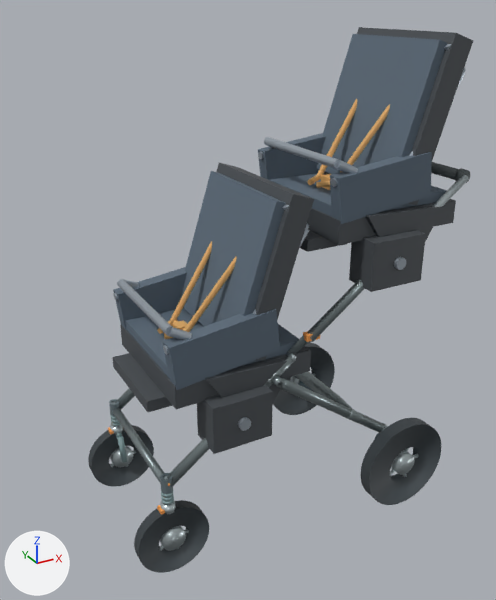
Before and after pictures for a commit that changed the glTF model models/double_cabin/D02_w550_state1_wheel_M.glb.
One viewpoint serves both versions: a 50 mm lens placed at (-0.469, -1.687, 1.539), pointed at (0.452, -0.012, 0.702). The lights are fixed; the arrows at lower left show +X, +Y and +Z. The picture after the commit comes second. Vertices at exactly the same position are counted once.

In view in the first picture: 'D02_lower_S05_molded_side_mounts_concept', 'D02_upper_S05_molded_side_mounts_concept', 'FL_tire.002', 'FR_tire.002', 'RL_tire.002', 'RR_tire.002', 'V46_rear_leg_-1.003', 'front_fixed_round_tube.002', 'main_upper_-1.003' and 27 more.
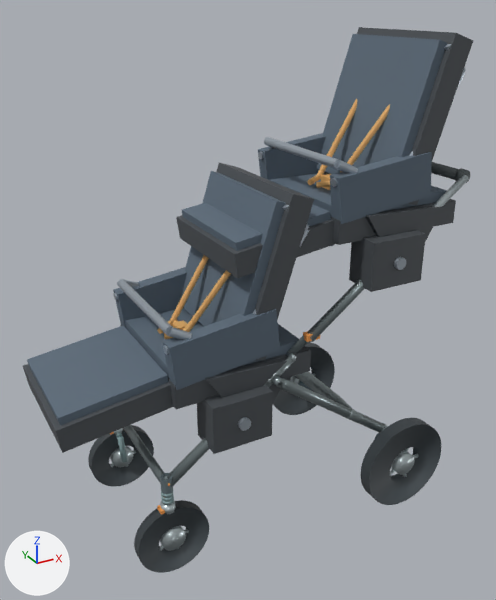
Changed parts and their boxes (x1, y1, x2, y2) in the pictures (496 x 600 px):
'D02_lower_S05_molded_side_mounts_concept', reshaped (45% wider)
    before: (113, 163, 314, 454)
    after: (23, 163, 314, 454)
'D02_upper_S05_molded_side_mounts_concept', reshaped (38% wider)
    before: (258, 27, 473, 292)
    after: (176, 27, 473, 292)
part 1 of me_d02_lower_s05_molded_side_mounts_concept, deleted
    before: (113, 353, 173, 412)
part 2 of me_d02_lower_s05_molded_side_mounts_concept, added
    after: (23, 326, 173, 453)
part 3 of me_d02_upper_s05_molded_side_mounts_concept, deleted
    before: (300, 230, 347, 252)
part 4 of me_d02_upper_s05_molded_side_mounts_concept, added
    after: (176, 203, 335, 278)

Edits to the bpy script that builds the scene:
```text
Change me_d02_lower_s05_molded_side_mounts_concept:
    used by ob_d02_lower_s05_molded_side_mounts_concept; location = (0.0, 0.0, 0.0)
    remove me_d02_lower_s05_molded_side_mounts_concept.from_pydata(...)  # 509 vertices, 920 faces; spans x 0.065..0.55, y -0.285..0.285, z 0.375..1.074
    add me_d02_lower_s05_molded_side_mounts_concept.from_pydata(...)  # 517 vertices, 932 faces; spans x -0.193..0.55, y -0.285..0.285, z 0.375..1.074
    me_d02_lower_s05_molded_side_mounts_concept part 1: the loose piece of 8 vertices spanning x 0.065..0.205, y -0.145..0.145, z 0.498..0.533 is deleted
    me_d02_lower_s05_molded_side_mounts_concept part 2
    16 vertices are added at x -0.193..0.133, y -0.19..0.19, z 0.48..0.616
    12 new faces join them, mat_d02_upholstery (greyish blue #5b6a79)
    12 new faces join them, mat_d02_shell (dark grey #4d5257)
Change me_d02_upper_s05_molded_side_mounts_concept:
    used by ob_d02_upper_s05_molded_side_mounts_concept; location = (0.0, 0.0, 0.0)
    remove me_d02_upper_s05_molded_side_mounts_concept.from_pydata(...)  # 509 vertices, 920 faces; spans x 0.572..1.057, y -0.285..0.285, z 0.755..1.454
    add me_d02_upper_s05_molded_side_mounts_concept.from_pydata(...)  # 517 vertices, 932 faces; spans x 0.314..1.057, y -0.285..0.285, z 0.755..1.454
    me_d02_upper_s05_molded_side_mounts_concept part 3: the loose piece of 8 vertices spanning x 0.572..0.712, y -0.145..0.145, z 0.877..0.913 is deleted
    me_d02_upper_s05_molded_side_mounts_concept part 4
    16 vertices are added at x 0.314..0.64, y -0.19..0.19, z 0.86..0.996
    12 new faces join them, mat_d02_upholstery_001 (greyish blue #5b6a79)
    12 new faces join them, mat_d02_shell_001 (dark grey #4d5257)
```
